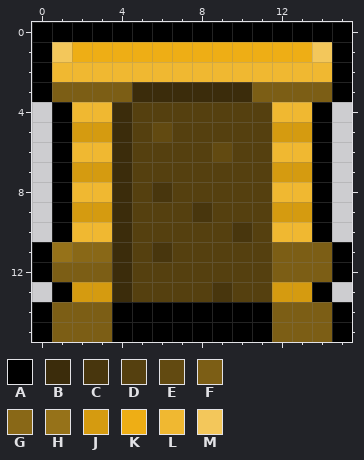
Two states of a pixel-art sprite, JSUS/assets/Tiles/Gate/tileGate(5).png. Above, as it was before the edit.
The file is 16x16 pixels.
Palette (. is transparent): A #000000  B #3b2c0b  C #48360d  D #55400f  E #624a11  F #7c5e15  G #896817  H #967219  J #d59b10  K #eeae15  L #f0b831  M #f3c75b
The result:
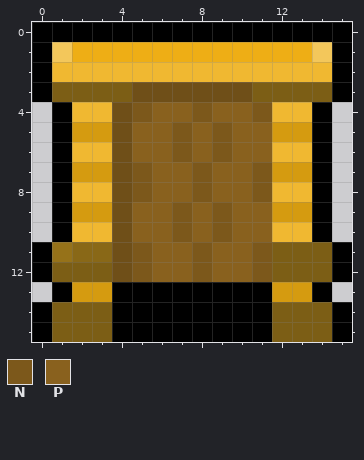
Colours new in this view: N #7c581b  P #89611e
The edit:
colour B: #3b2c0b -> #6f4f18
y 4: x 5..11 DDDDDDD -> NPPNPPN
y 5: x 5..11 DEDDDDD -> PPNPNPP
y 6: x 5..11 DDDDEDD -> PPNPNPP
y 7: x 5..11 DDDDDDD -> NPPNPPN
y 8: x 5..11 DCDDDDD -> NPPNPPN
y 9: x 5..11 DDDCDDD -> PPNPNPP
y 10: x 5..11 DDDDDCD -> PPNPNPP
y 11: x 5..11 DCDDDDD -> NPPNPPN
y 12: x 5..11 DDDDDDD -> NPPNPPN
y 13: x 4..11 BDDDDCDD -> AAAAAAAA
Pixel boxes of the changes (left, top, right, bottom) in both pictures:
changed: (112, 82, 272, 302)
